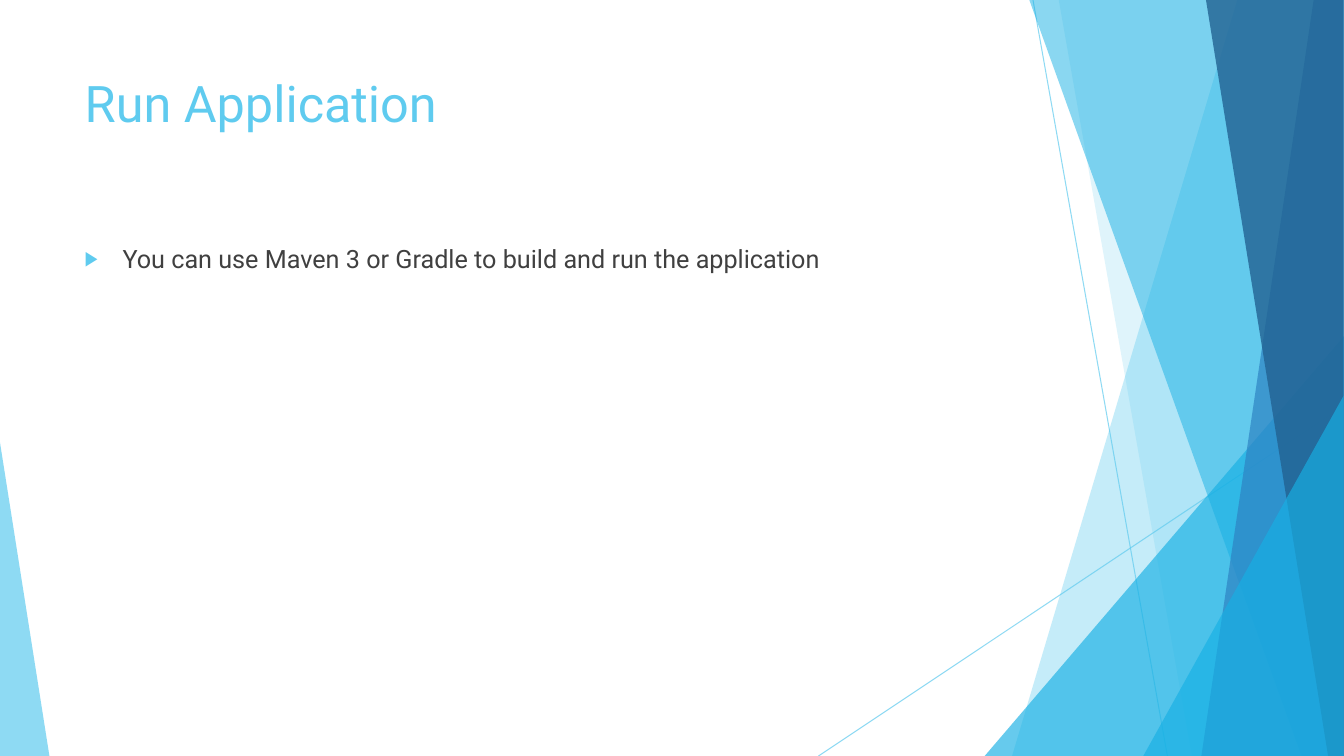
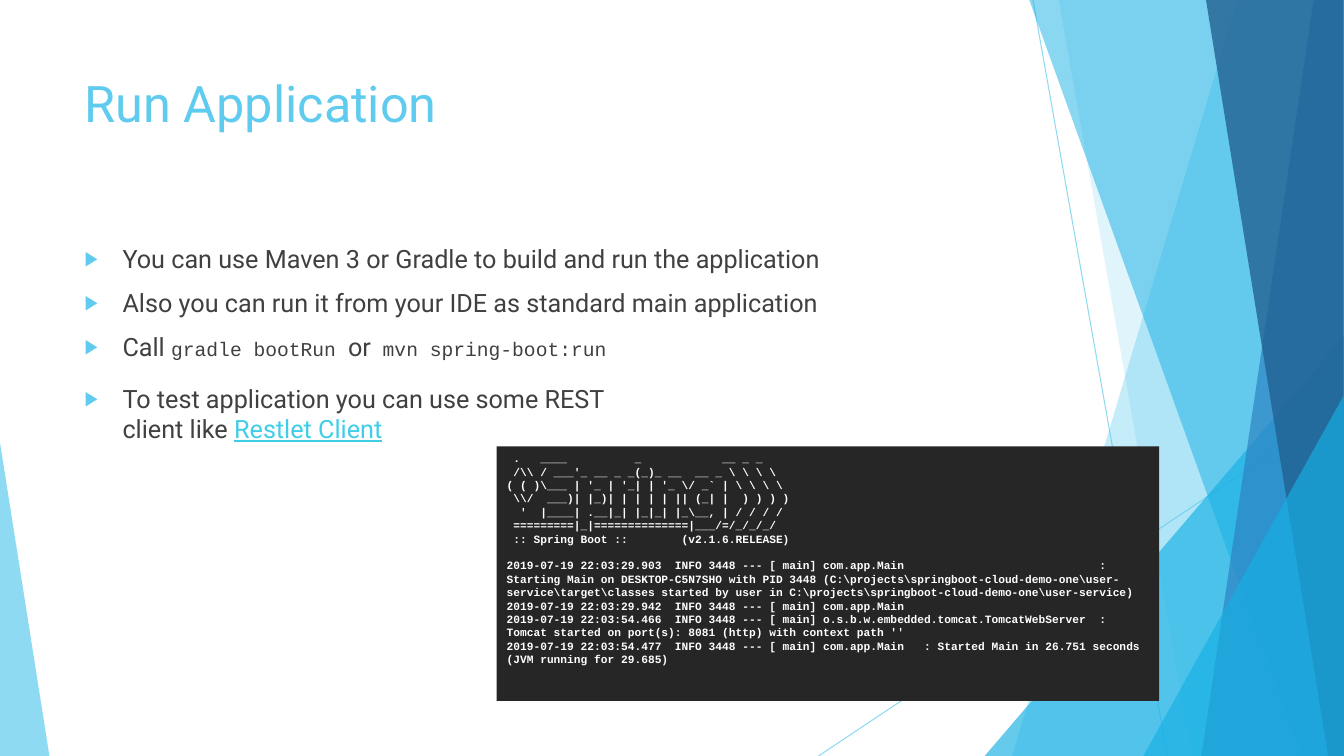
Before and after one commit to vlytsus/springboot-cloud-demo-one, a slide deck: slide 11 of docs/Introduction_To_Microservices_Part_1.pptx. Drawn at 1344x756 pixels with LibreOffice and Linux fonts; fonts in the diff are those of the drawing. Boxes give left, top, right and bottom in pixels: in the first picture for what was removed or moved away, otherwise in the second. Text is boxed around its words. In the diff, an @@ line names an element or a change of style, - is before the commit and + after.

```diff
--- a/docs/Introduction_To_Microservices_Part_1.pptx
+++ b/docs/Introduction_To_Microservices_Part_1.pptx
@@ text at [123,293,818,360]: paragraphs added @@
+▶ Also you can run it from your IDE as standard main application
+▶ Call gradle bootRun or mvn spring-boot:run
@@ text added at [123,389,605,442], 18 pt, text #404040 @@
+▶ To test application you can use some REST client like Restlet Client
@@ rectangle added at [497,447,1159,701], fill #262626, 8 pt, text #FFFFFF, bold @@
+. ____ _ __ _ _
+/\\ / ___'_ __ _ _(_)_ __ __ _ \ \ \ \
+( ( )\___ | '_ | '_| | '_ \/ _` | \ \ \ \
+\\/ ___)| |_)| | | | | || (_| | ) ) ) )
+' |____| .__|_| |_|_| |_\__, | / / / /
+=========|_|==============|___/=/_/_/_/
+:: Spring Boot :: (v2.1.6.RELEASE)
+2019-07-19 22:03:29.903 INFO 3448 --- [ main] com.app.Main : Starting Main on DESKTOP-C5N7SHO with PID 3448 (C:\projects\springboot-cloud-demo-one\user-service\target\classes started by user in C:\projects\springboot-cloud-demo-one\user-service)
+2019-07-19 22:03:29.942 INFO 3448 --- [ main] com.app.Main
+2019-07-19 22:03:54.466 INFO 3448 --- [ main] o.s.b.w.embedded.tomcat.TomcatWebServer : Tomcat started on port(s): 8081 (http) with context path ''
+2019-07-19 22:03:54.477 INFO 3448 --- [ main] com.app.Main : Started Main in 26.751 seconds (JVM running for 29.685)
```
Also in this commit, not shown: 1 other slide changed, 1 slide removed.
